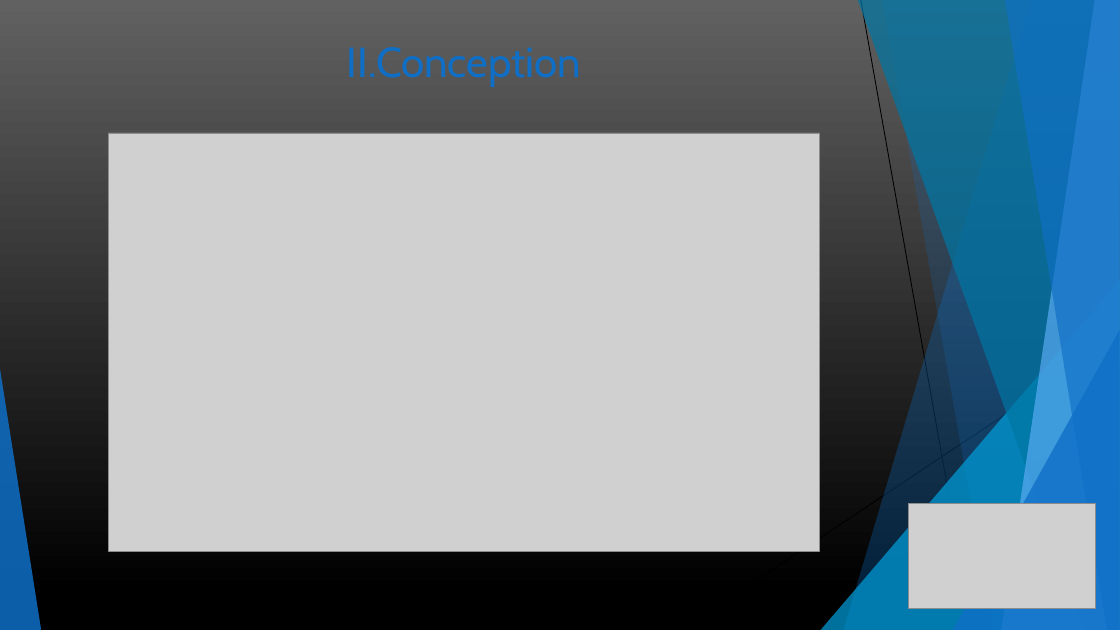
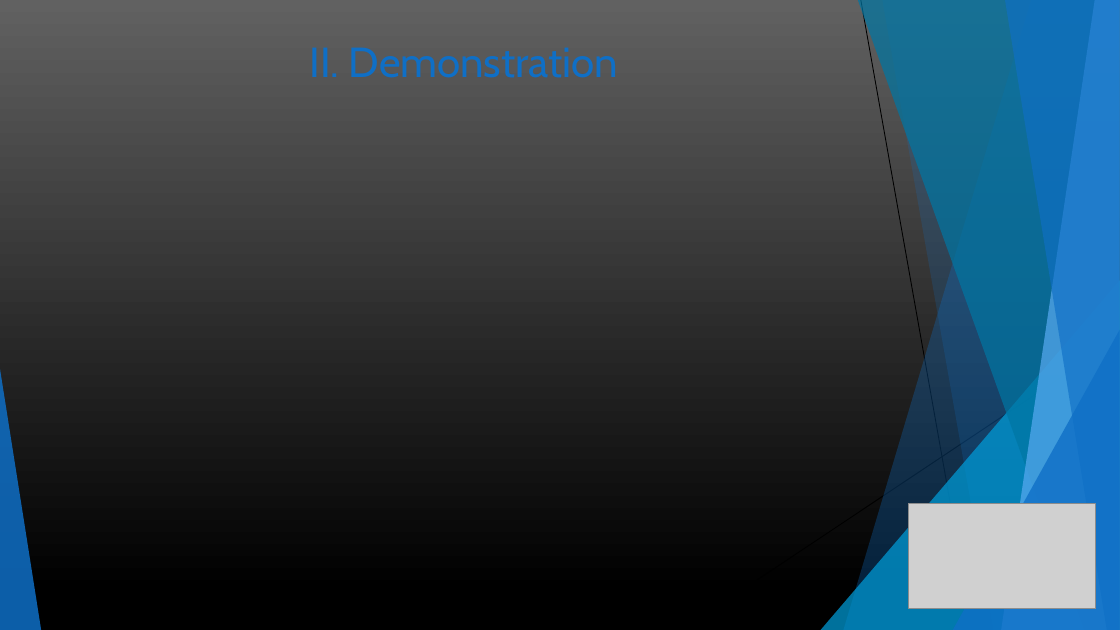
Before and after one commit to guillaumew74/WebProject, a slide deck: slide 4 of ressources/diapo projet.pptx. Drawn at 1120x630 pixels with LibreOffice and Linux fonts; fonts in the diff are those of the drawing; grey boxes stand for pictures. Boxes give left, top, right and bottom in pixels: in the first picture for what was removed or moved away, otherwise in the second. Text is boxed around its words. In the diff, an @@ line names an element or a change of style, - is before the commit and + after.

```diff
--- a/ressources/diapo projet.pptx
+++ b/ressources/diapo projet.pptx
@@ title at (309, 47, 618, 78): text changed @@
-II.Conception
+II. Demonstration
@@ picture removed at (108, 133, 820, 551) @@
```
Also in this commit, not shown: 5 other slides changed, 6 slides added, 2 slides removed.
